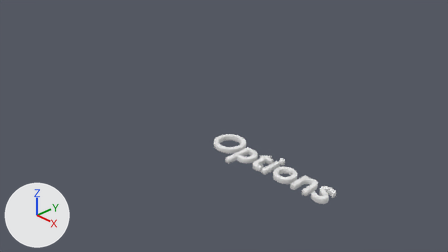
The Blender file Assets/3D Fonts/options.blend, before and after one commit.
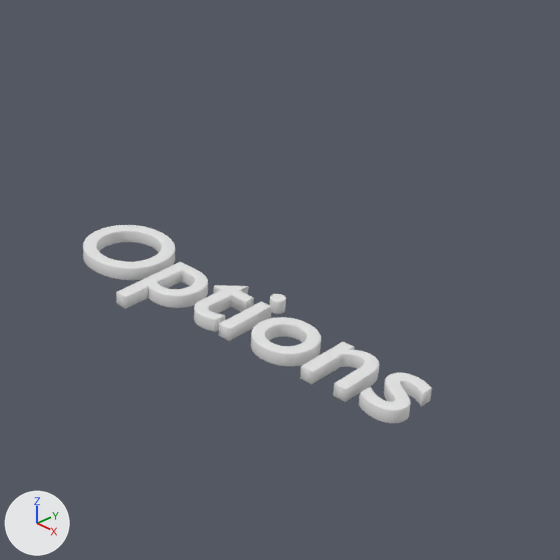
Each version is shown from the file's camera 'Camera', then close up on the part from 41% to 85% of the width and 22% to 100% of the height. Every picture has the same lights, and +X, +Y and +Z are marked at lower left. Text is drawn in Blender's own font.

Names of what the first close-up shows: 'Text'.
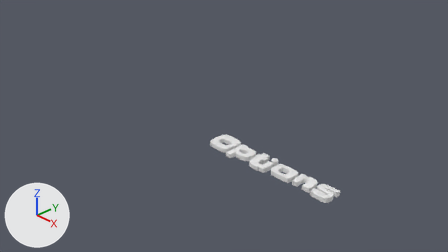
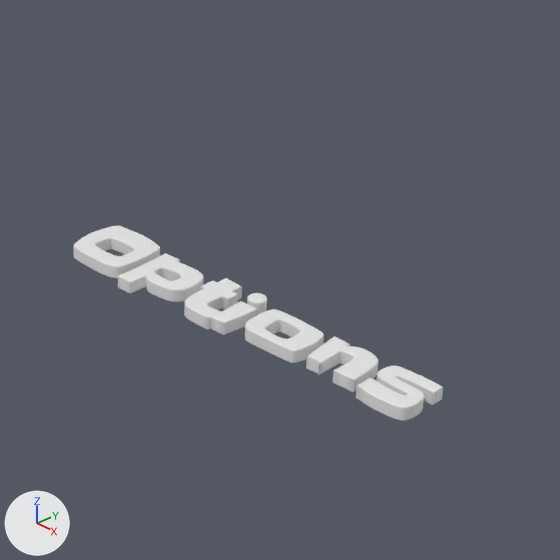
Pixel boxes (x1, y1, x2, y2) of what changed, in the close-ups (560 x 560 px):
'Text', reshaped, modifiers changed (6% wider)
    before: (83, 225, 432, 423)
    after: (73, 226, 443, 421)

The change in detail:
Mesh me_mesh is new.
It has 44580 vertices, 31186 faces and spans x 0.04..3.3, y -0.06..0.55, z -0.06..0.06.
Object 'Text' (ob_text) now shows me_mesh instead of txt_text.
Object 'Text' (ob_text) gains a DECIMATE modifier named 'Decimate'.
Modifier setting: ratio = 0.125.
